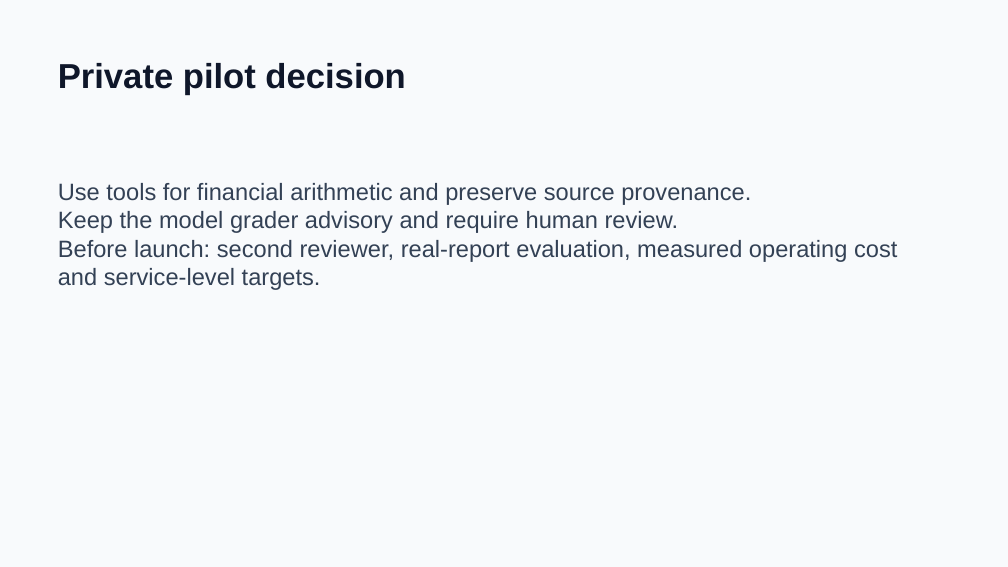
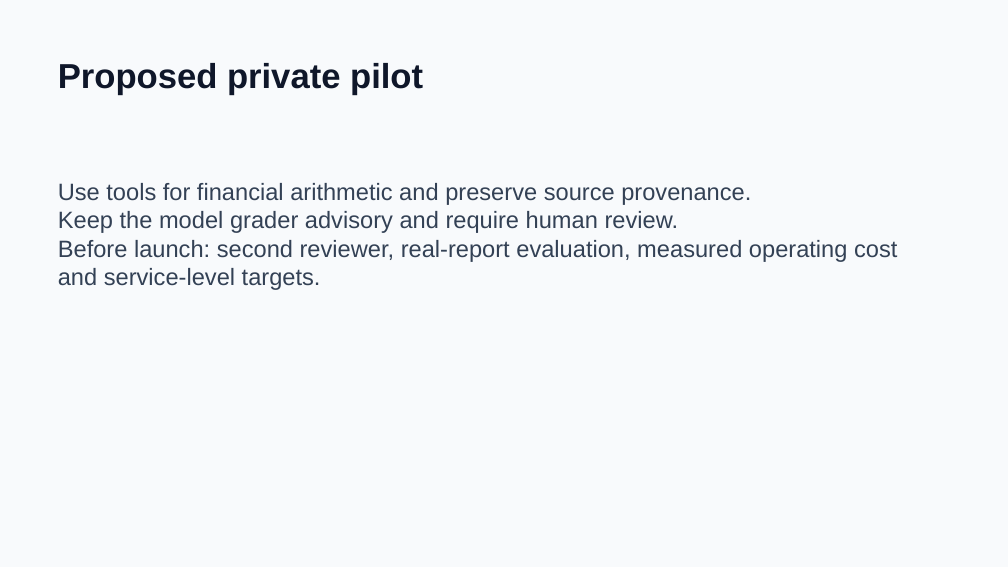
Before and after one commit to reza7213/frontier-ai-evaluation-lab-site, a slide deck: slide 6 of project-brief.pptx. Drawn at 1008x567 pixels with LibreOffice and Linux fonts; fonts in the diff are those of the drawing. Boxes give left, top, right and bottom in pixels: in the first picture for what was removed or moved away, otherwise in the second. Text is boxed around its words. In the diff, an @@ line names an element or a change of style, - is before the commit and + after.

```diff
--- a/project-brief.pptx
+++ b/project-brief.pptx
@@ text at [58,63,423,95]: text changed @@
-Private pilot decision
+Proposed private pilot
```
Also in this commit, not shown: 1 other slide changed, 5 other files.
